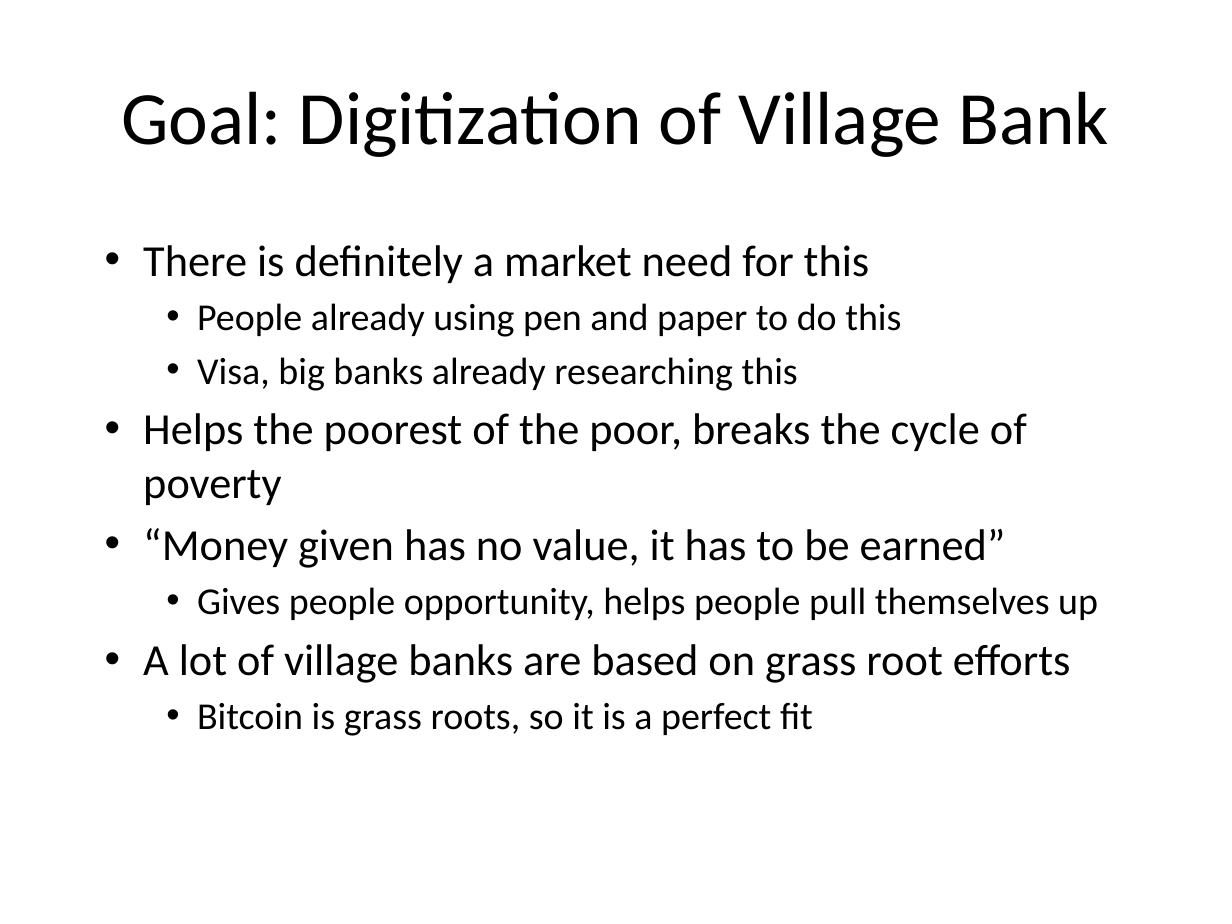
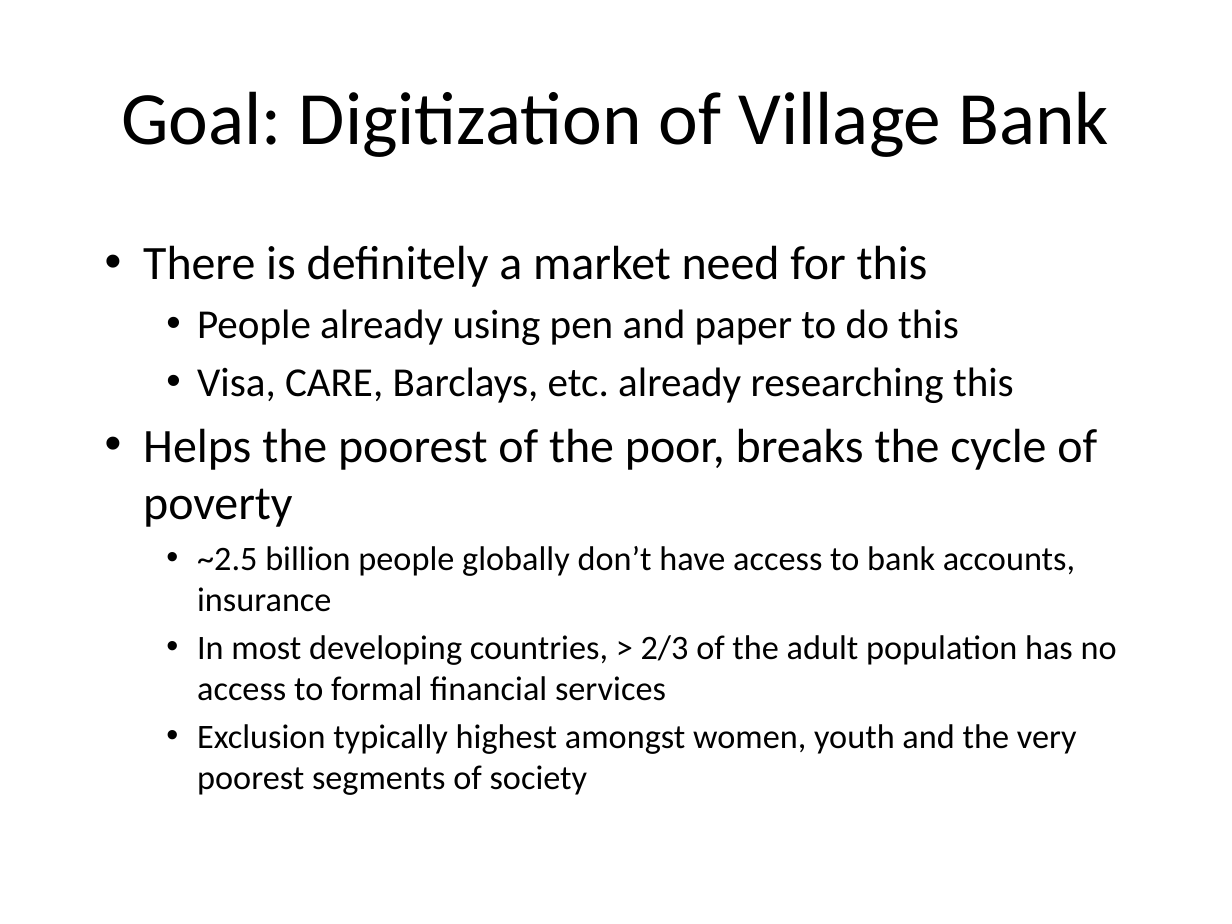
Before and after one commit to huang-pan/village-bank, a slide deck: slide 7 of Village Bank.pptx. Drawn at 1232x924 pixels with LibreOffice and Linux fonts; fonts in the diff are those of the drawing. Boxes give left, top, right and bottom in pixels: in the first picture for what was removed or moved away, otherwise in the second. Text is boxed around its words. In the diff, an @@ line names an element or a change of style, - is before the commit and + after.

Commit message:
updated PPT w/info from CARE VSLA

```diff
--- a/Village Bank.pptx
+++ b/Village Bank.pptx
@@ text at bbox=[143, 245, 1097, 527]: size 25.9 to 28 pt in "There is definitely a market need for ...", "Helps the poorest of the poor, breaks ..."; size 22.2 to 24 pt in "People already using pen and paper to ..." @@
@@ text at bbox=[197, 367, 1014, 403]: text changed; size 22.2 to 24 pt @@
-    • Visa, big banks already researching this
+    • Visa, CARE, Barclays, etc. already researching this
@@ text at bbox=[197, 546, 1117, 795]: text changed; size 22.2 to 20 pt @@
-  • “Money given has no value, it has to be earned”
-    • Gives people opportunity, helps people pull themselves up
-  • A lot of village banks are based on grass root efforts
-    • Bitcoin is grass roots, so it is a perfect fit
+    • ~2.5 billion people globally don’t have access to bank accounts, insurance
+    • In most developing countries, > 2/3 of the adult population has no access to formal financial services
+    • Exclusion typically highest amongst women, youth and the very poorest segments of society
```
Also in this commit, not shown: 5 other slides changed, 3 slides added, 2 other files.
